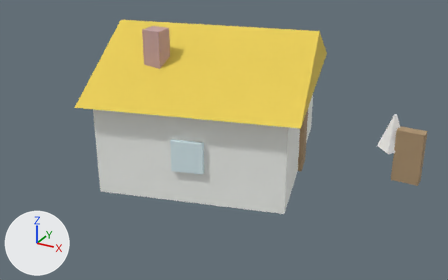
The glTF model village/house_nike.glb: old version first, new version second.
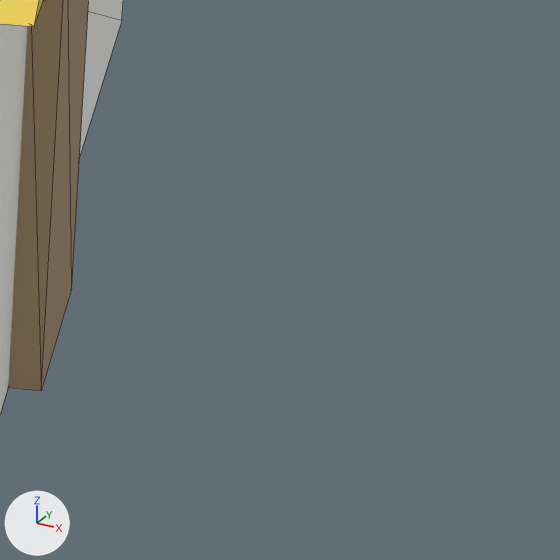
The first picture shows the older version from a 50 mm lens placed at (10.07, -17.79, 9.6), pointed at (1.02, -1.34, 1.37). The close-ups show the older and then the newer version on the part from 66% to 81% of the width and 45% to 68% of the height of that picture. Only the edits that show in the close-ups are written down. The axes (+X, +Y, +Z) are drawn at lower left. The lights are the same throughout. The close-ups show mesh edges as thin lines. Where no turn or scale is listed for an object, it has been applied to the vertices.

The older version as bpy lines, for what is in view:
```python
me_cube_527 = bpy.data.meshes.new('Cube.527')
me_cube_527.from_pydata(...)  # 8 vertices, 12 faces; spans x -3.8..3.8, y -4.15..4.15, z -1.5..1.5
me_cube_527.materials.append(mat_dinding_nike)  # white #f9fbf7
me_cube_528 = bpy.data.meshes.new('Cube.528')
me_cube_528.from_pydata(...)  # 8 vertices, 12 faces; spans x -0.2..0.2, y -0.5..0.5, z -1.0..1.0
me_cube_528.materials.append(mat_pintu)  # beige #ad9371
me_nike_atap_mesh_001 = bpy.data.meshes.new('nike_atap_mesh.001')
me_nike_atap_mesh_001.from_pydata([(-4.29, 2.89, 0.0), (-2.28, -4.64, 0.0), (4.29, -2.89, 0.0), (2.28, 4.64, 0.0), (-3.29, -0.88, 1.8), (3.29, 0.88, 1.8)], [], [(0, 1, 4), (2, 3, 5), (1, 2, 5), (1, 5, 4), (3, 0, 4), (3, 4, 5), (0, 3, 2), (0, 2, 1)])
me_nike_atap_mesh_001.materials.append(mat_atap_nike)  # yellow #ebcf55
ob_nike_atap_001 = bpy.data.objects.new('nike_atap.001', me_nike_atap_mesh_001)
ob_nike_atap_001.location = (0.0, 0.0, 3.0)
ob_nike_dinding_001 = bpy.data.objects.new('nike_dinding.001', me_cube_527)
ob_nike_dinding_001.location = (0.0, 0.0, 1.5)
ob_nike_pintu_001 = bpy.data.objects.new('nike_pintu.001', me_cube_528)
ob_nike_pintu_001.location = (2.957, 0.788, 1.0)
```
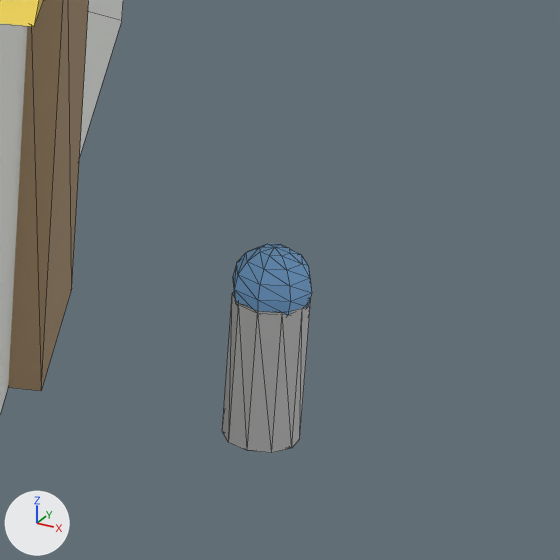
Boxes [x1, y1, x2, y2] around the edits, measured in the close-ups (560 x 560 px):
'nike_fountain.001', added
    after: [222, 292, 311, 453]
'nike_fountain_air.001', added (blue)
    after: [233, 244, 312, 316]

Patch to the scene script:
```diff
--- a/village/house_nike.glb.py
+++ b/village/house_nike.glb.py
@@ mat_air @@
+mat_air = principled_material('air')
+mat_air.base_color = (0.227, 0.478, 0.831)  # blue #83b8eb
+mat_air.roughness = 0.85
@@ mat_batu @@
+mat_batu = principled_material('batu')
+mat_batu.base_color = (0.604, 0.604, 0.604)  # light grey #cccccc
+mat_batu.roughness = 0.85
@@ me_sphere_121 @@
+me_sphere_121.from_pydata(...)  # a UV sphere (8 segments, 8 rings, poles along z) spanning x -0.16..0.16, y -0.16..0.16, z -0.16..0.16
+me_sphere_121.materials.append(mat_air)  # blue #83b8eb
@@ me_cylinder_510 @@
+me_cylinder_510.from_pydata(...)  # a 10-sided cylinder along z spanning x -0.143..0.143, y -0.15..0.15, z -0.3..0.3
+me_cylinder_510.materials.append(mat_batu)  # light grey #cccccc
@@ ob_nike_fountain_air_001 @@
+ob_nike_fountain_air_001 = bpy.data.objects.new('nike_fountain_air.001', me_sphere_121)
+ob_nike_fountain_air_001.location = (4.2, 0.0, 0.85)
@@ ob_nike_fountain_001 @@
+ob_nike_fountain_001 = bpy.data.objects.new('nike_fountain.001', me_cylinder_510)
+ob_nike_fountain_001.location = (4.2, 0.0, 0.5)
```
